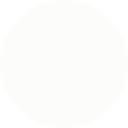
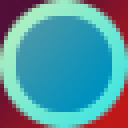
Layer changes from the first w=128, h=128 image to the second:
added layer "] #2" (subtract) above "] #1" over 0, 0, 128, 128
added layer "] #1" above "]" over 16, 16, 112, 112
